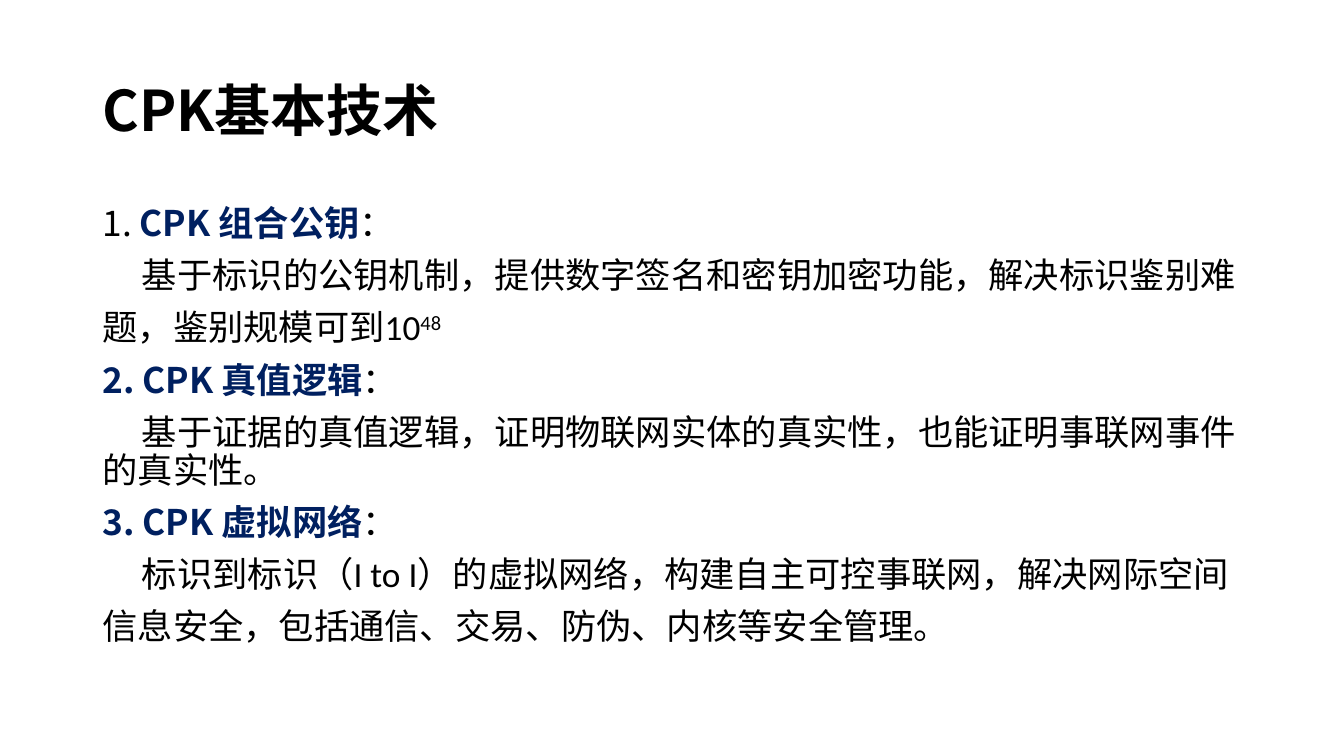
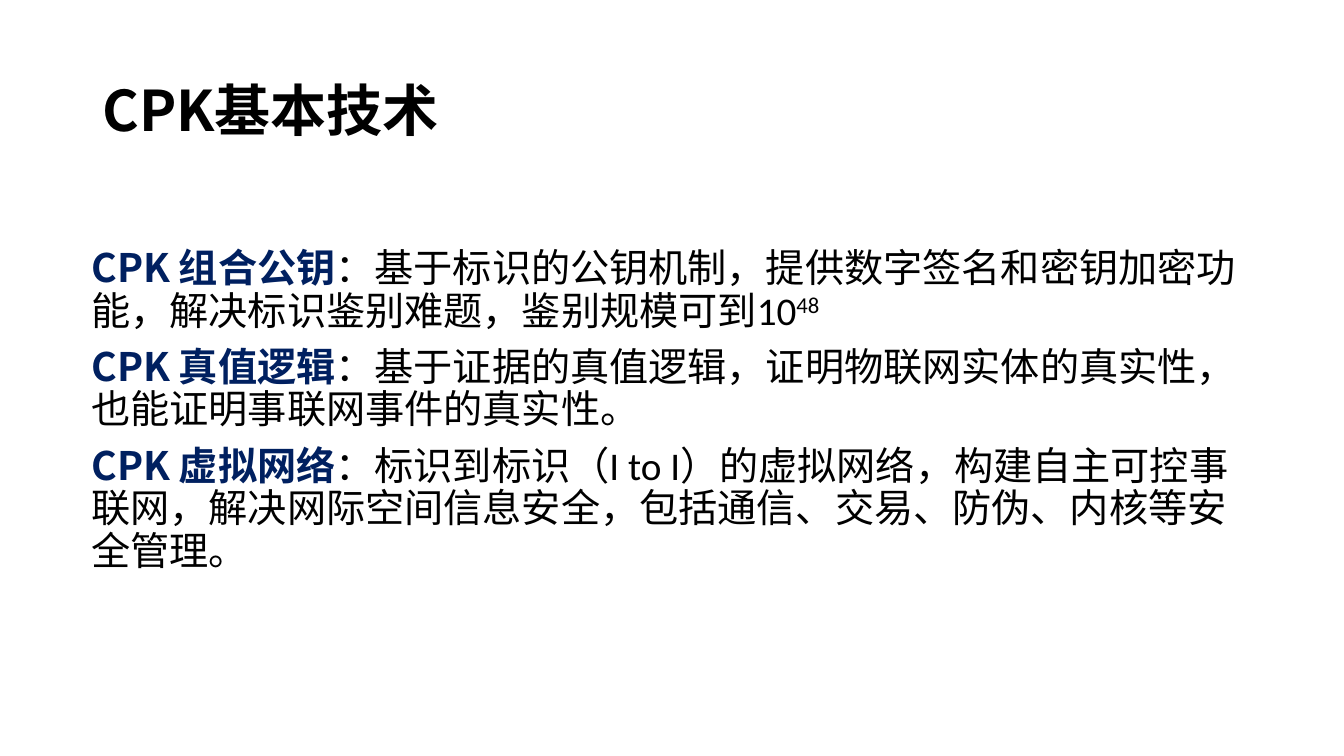
Before and after one commit to CombinedPublicKey/Website, a slide deck: slide 3 of slides/CPK系统(中).pptx (slide 7 before the commit). Drawn at 1344x756 pixels with LibreOffice and Linux fonts; fonts in the diff are those of the drawing. Boxes give left, top, right and bottom in pixels: in the first picture for what was removed or moved away, otherwise in the second. Text is boxed around its words. In the diff, an @@ line names an element or a change of style, - is before the commit and + after.

```diff
--- a/slides/CPK系统(中).pptx
+++ b/slides/CPK系统(中).pptx
@@ text at (91,248,1236,569): text changed; size 25.2 to 28 pt @@
-1. CPK 组合公钥：
-基于标识的公钥机制，提供数字签名和密钥加密功能，解决标识鉴别难
-题，鉴别规模可到1048
-2. CPK 真值逻辑：
-基于证据的真值逻辑，证明物联网实体的真实性，也能证明事联网事件的真实性。
-3. CPK 虚拟网络：
-标识到标识（I to I）的虚拟网络，构建自主可控事联网，解决网际空间
-信息安全，包括通信、交易、防伪、内核等安全管理。
+CPK 组合公钥：基于标识的公钥机制，提供数字签名和密钥加密功能，解决标识鉴别难题，鉴别规模可到1048
+CPK 真值逻辑：基于证据的真值逻辑，证明物联网实体的真实性，也能证明事联网事件的真实性。
+CPK 虚拟网络：标识到标识（I to I）的虚拟网络，构建自主可控事联网，解决网际空间信息安全，包括通信、交易、防伪、内核等安全管理。
```
Also in this commit, not shown: 6 other slides changed, 1 slide removed.
